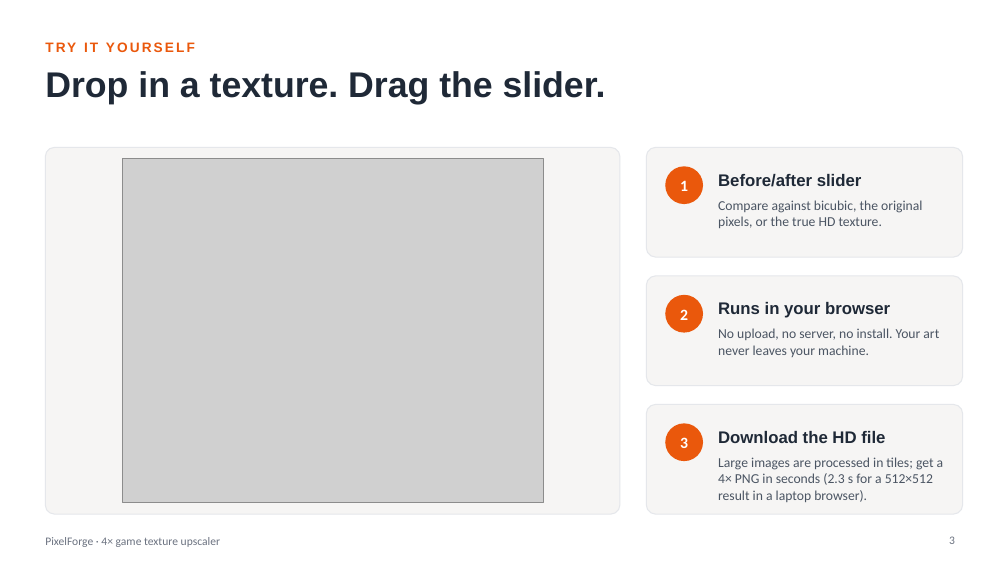
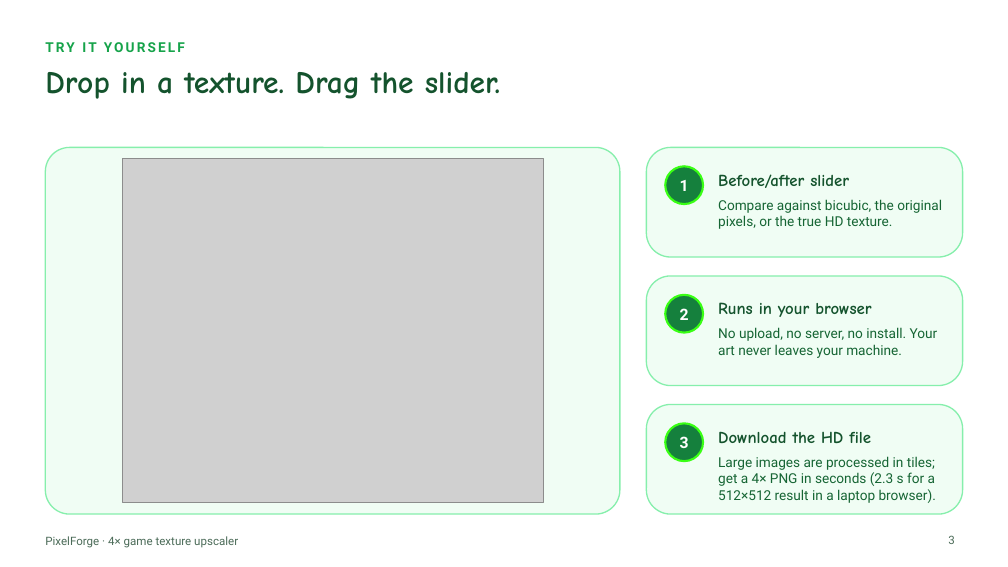
Before and after one commit to Priyanshu-Singh-git/pixelforge, a slide deck: slide 3 of presentation/deck.pptx. Drawn at 1008x567 pixels with LibreOffice and Linux fonts; fonts in the diff are those of the drawing; grey boxes stand for pictures. Boxes give left, top, right and bottom in pixels: in the first picture for what was removed or moved away, otherwise in the second. Text is boxed around its words. In the diff, an @@ line names an element or a change of style, - is before the commit and + after.

```diff
--- a/presentation/deck.pptx
+++ b/presentation/deck.pptx
@@ text "TRY IT YOURSELF" at bbox=[45, 42, 185, 52]: font Arial to Roboto, text colour #EA580C to #16A34A @@
@@ title "Drop in a texture. Drag ..." at bbox=[45, 72, 501, 99]: size 34 to 30 pt, font Arial to Comic Neue, text colour #1F2937 to #14532D @@
@@ fill #F6F5F4 to #F0FDF4; outline #E5E7EB 1 pt to #86EFAC 1.25 pt; proportions changed in 4 elements at bbox=[45, 147, 620, 514], bbox=[647, 147, 963, 257], bbox=[647, 276, 963, 386], bbox=[647, 405, 963, 514] @@
@@ font Calibri to Roboto in 3 elements at bbox=[680, 180, 689, 191], bbox=[680, 308, 689, 320], bbox=[680, 436, 689, 448] @@
@@ fill #EA580C to #15803D; outline none to #39FF14 2 pt in 3 elements at bbox=[665, 166, 703, 204], bbox=[665, 295, 703, 333], bbox=[665, 423, 703, 461] @@
@@ font Arial to Comic Neue, text colour #1F2937 to #14532D in 3 elements at bbox=[718, 174, 849, 188], bbox=[718, 302, 871, 317], bbox=[718, 431, 871, 443] @@
@@ font Calibri to Roboto, text colour #4B5563 to #166534 in 3 elements at bbox=[718, 199, 942, 229], bbox=[718, 327, 938, 358], bbox=[718, 456, 936, 503] @@
@@ text "PixelForge · 4× game texture ..." at bbox=[45, 536, 238, 548]: font Calibri to Roboto, text colour #6B7280 to #4B6B58 @@
@@ page number at bbox=[948, 535, 954, 544]: font Calibri to Roboto, text colour #6B7280 to #4B6B58 @@
```
Also in this commit, not shown: 8 other slides changed, 21 other files.
